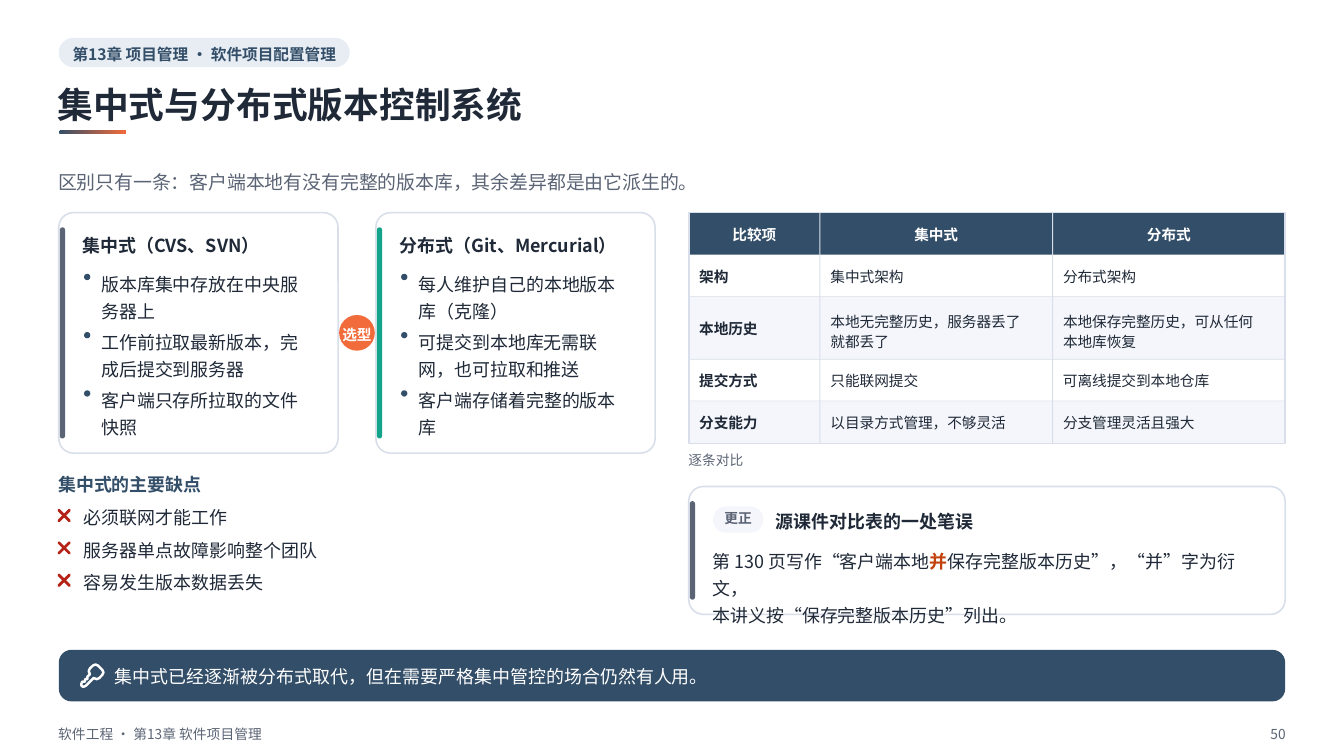
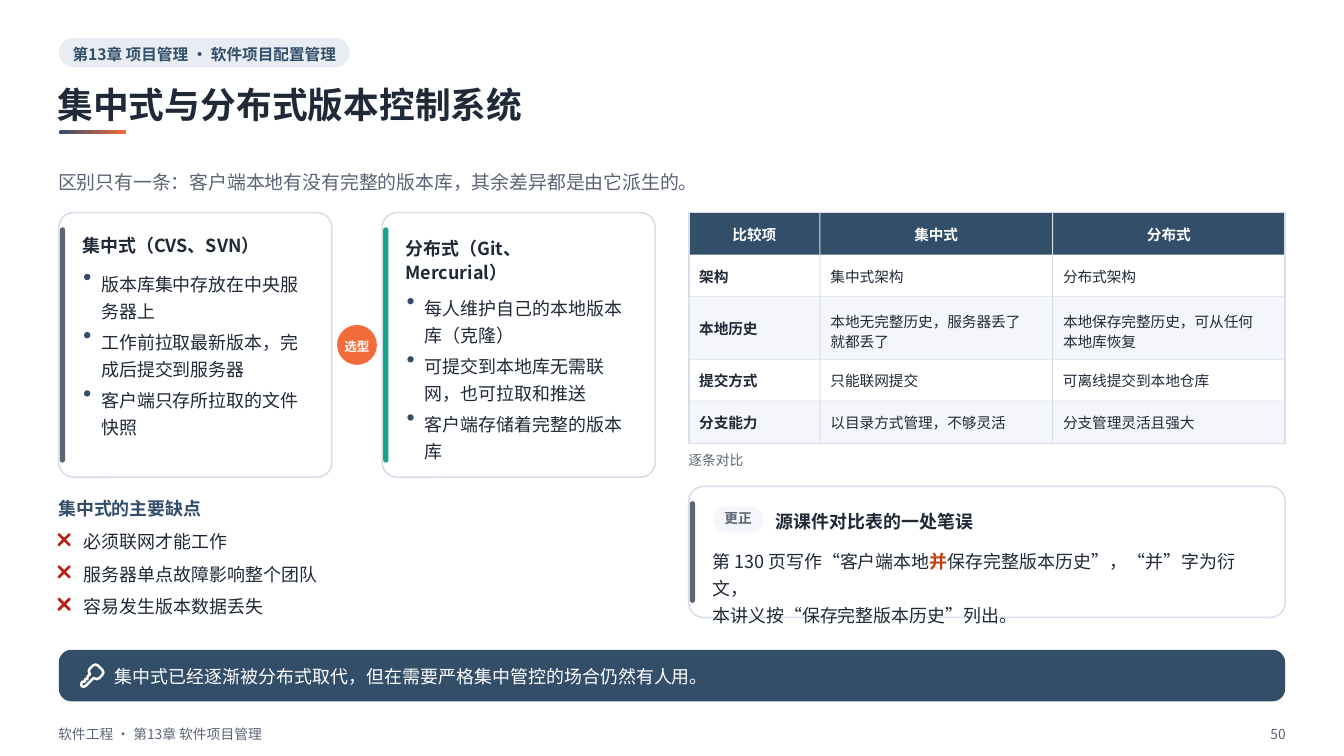
Before and after one commit to sweetcornna/JLU-remake, a slide deck: slide 50 of 大三上/软件工程/重制版PPT/第13章 软件项目管理（重制版）.pptx. Drawn at 1344x756 pixels with LibreOffice and Linux fonts; fonts in the diff are those of the drawing. Boxes give left, top, right and bottom in pixels: in the first picture for what was removed or moved away, otherwise in the second. Text is boxed around its words. In the diff, an @@ line names an element or a change of style, - is before the commit and + after.

Commit message:
五份讲义版面收尾：软件工程第 3、13 章，回溯法，Cache 性能，支持向量机
补留白的同时改了几处内容。软件工程第 13 章的甘特图按工序重算，源课件把刷漆画成连续一条、22 小时完工，实际要 23 小时，教材后文也这样更正过。第 3 章的可达标识树补上源课件漏画的 t5 分支，ER 图属性符号按教材改为椭圆或圆角矩形。支持向量机第 6 章改掉讲义自己画错的两处：分隔线端点误录，导致一个 C1 点落到了 C2 那侧；坐标轴标号与映射公式矛盾。A、B 两门课的副本一起更新。

```diff
--- a/大三上/软件工程/重制版PPT/第13章 软件项目管理（重制版）.pptx
+++ b/大三上/软件工程/重制版PPT/第13章 软件项目管理（重制版）.pptx
@@ rounded rectangle: place and size @@
-rounded rectangle at (58, 213, 338, 454)
+rounded rectangle at (58, 213, 332, 477)
@@ rounded rectangle: place and size @@
-rounded rectangle at (59, 228, 65, 439)
+rounded rectangle at (59, 228, 65, 463)
@@ proportions changed in 3 elements at (689, 487, 1286, 618), (58, 213, 332, 477), (382, 213, 655, 477) @@
@@ rounded rectangle: place and size @@
-rounded rectangle at (376, 213, 655, 454)
+rounded rectangle at (382, 213, 655, 477)
@@ rounded rectangle: place and size @@
-rounded rectangle at (377, 228, 382, 439)
+rounded rectangle at (383, 228, 388, 463)
@@ text at (406, 239, 522, 281): text changed @@
-分布式（Git、Mercurial）
+分布式（Git、
+Mercurial）
@@ ellipse: place and size @@
-ellipse at (339, 315, 374, 350)
+ellipse at (337, 325, 377, 365)
@@ text "选型": place and size @@
-text "选型" at (342, 327, 371, 344)
+text "选型" at (344, 340, 369, 352)
@@ text "选型" at (344, 340, 369, 352): size 10.5 to 9 pt @@
@@ 3 texts, 3 ellipses: place and size @@
-3 texts, 3 ellipses at (401, 274, 616, 436)
+3 texts, 3 ellipses at (407, 298, 623, 460)
@@ 4 texts, 3 freeform shapes: place and size @@
-4 texts, 3 freeform shapes at (58, 475, 317, 591)
+4 texts, 3 freeform shapes at (58, 499, 317, 615)
```
Also in this commit, not shown: 21 other slides changed, 5 other files.
